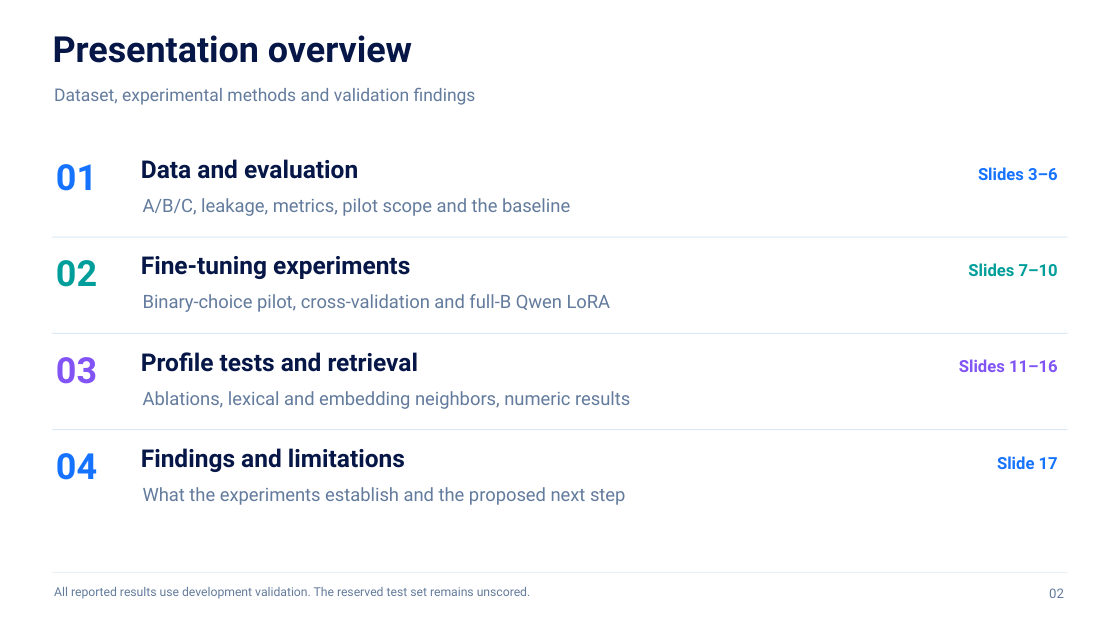
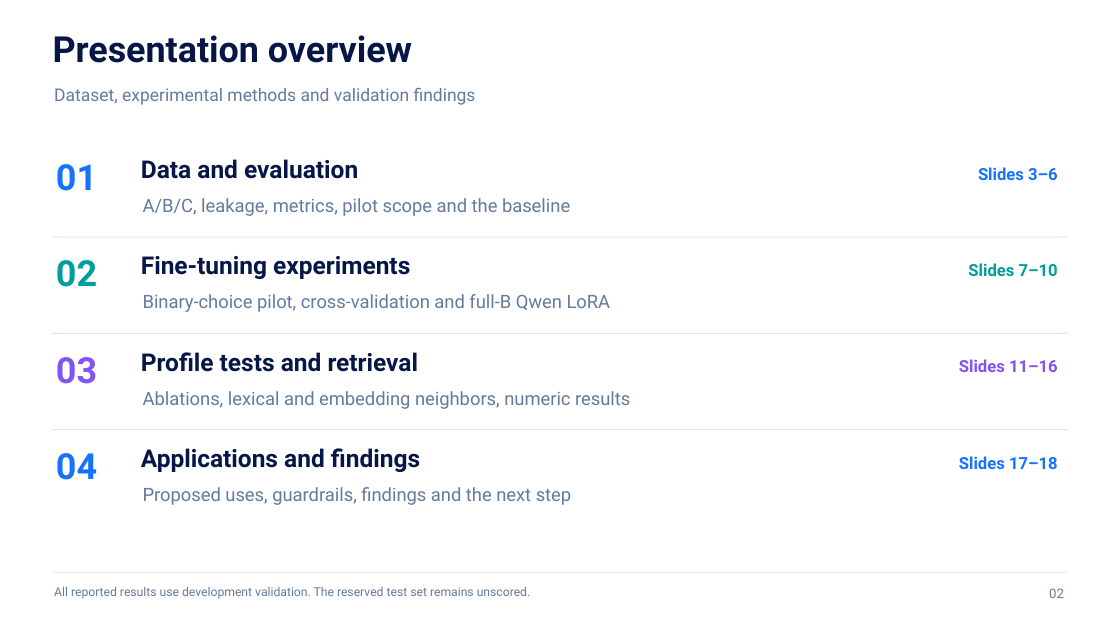
Before and after one commit to YJL0009/twin-2k-behavior, a slide deck: slide 2 of Twin_2K_500_Experiments.pptx. Drawn at 1120x630 pixels with LibreOffice and Linux fonts; fonts in the diff are those of the drawing. Boxes give left, top, right and bottom in pixels: in the first picture for what was removed or moved away, otherwise in the second. Text is boxed around its words. In the diff, an @@ line names an element or a change of style, - is before the commit and + after.

Commit message:
Add business applications slide and document prompt formats

```diff
--- a/Twin_2K_500_Experiments.pptx
+++ b/Twin_2K_500_Experiments.pptx
@@ text at box(141, 448, 420, 472): text changed @@
-Findings and limitations
+Applications and findings
@@ text at box(959, 456, 1058, 469): text changed @@
-Slide 17
+Slides 17–18
@@ text at box(143, 487, 572, 505): text changed @@
-What the experiments establish and the proposed next step
+Proposed uses, guardrails, findings and the next step
```
Also in this commit, not shown: 1 other slide changed, 1 slide added, 1 other file.
